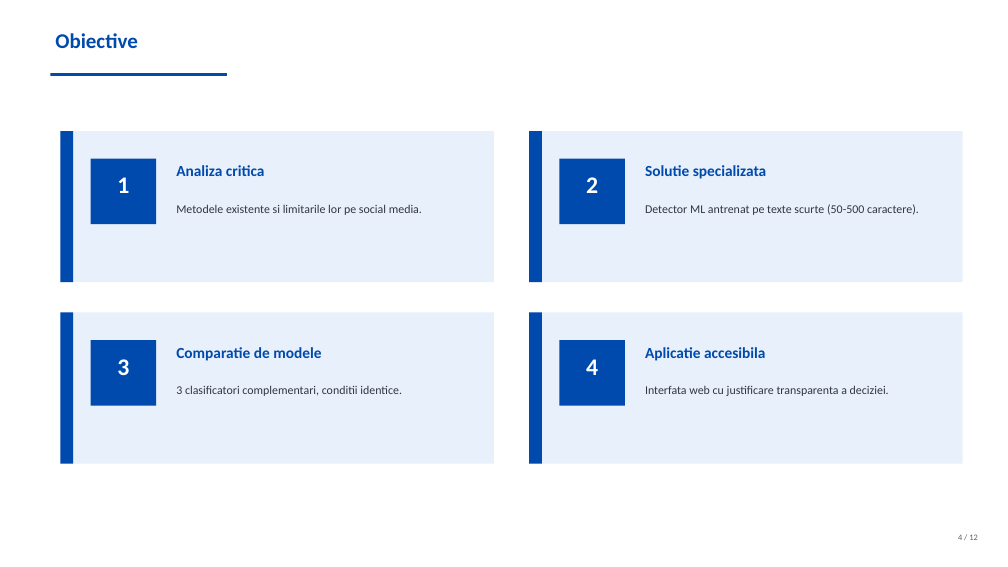
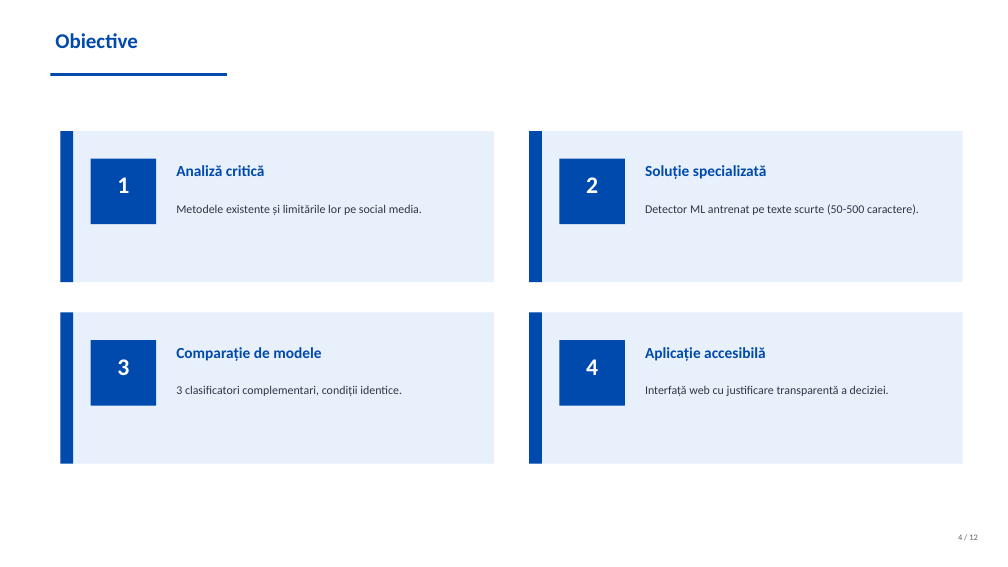
Before and after one commit to viobianca-stack/licenta, a slide deck: slide 4 of Prezentare_Licenta_Template.pptx. Drawn at 1008x567 pixels with LibreOffice and Linux fonts; fonts in the diff are those of the drawing. Boxes give left, top, right and bottom in pixels: in the first picture for what was removed or moved away, otherwise in the second. Text is boxed around its words. In the diff, an @@ line names an element or a change of style, - is before the commit and + after.

```diff
--- a/Prezentare_Licenta_Template.pptx
+++ b/Prezentare_Licenta_Template.pptx
@@ text at bbox=[176, 165, 265, 176]: text changed @@
-Analiza critica
+Analiză critică
@@ text at bbox=[645, 165, 767, 179]: text changed @@
-Solutie specializata
+Soluție specializată
@@ text at bbox=[176, 204, 422, 215]: text changed @@
-Metodele existente si limitarile lor pe social media.
+Metodele existente și limitările lor pe social media.
@@ text at bbox=[176, 347, 321, 361]: text changed @@
-Comparatie de modele
+Comparație de modele
@@ text at bbox=[645, 347, 765, 361]: text changed @@
-Aplicatie accesibila
+Aplicație accesibilă
@@ text at bbox=[176, 385, 402, 396]: text changed @@
-3 clasificatori complementari, conditii identice.
+3 clasificatori complementari, condiții identice.
@@ text at bbox=[645, 385, 889, 396]: text changed @@
-Interfata web cu justificare transparenta a deciziei.
+Interfață web cu justificare transparentă a deciziei.
```
Also in this commit, not shown: 11 other slides changed, 1 other file.
